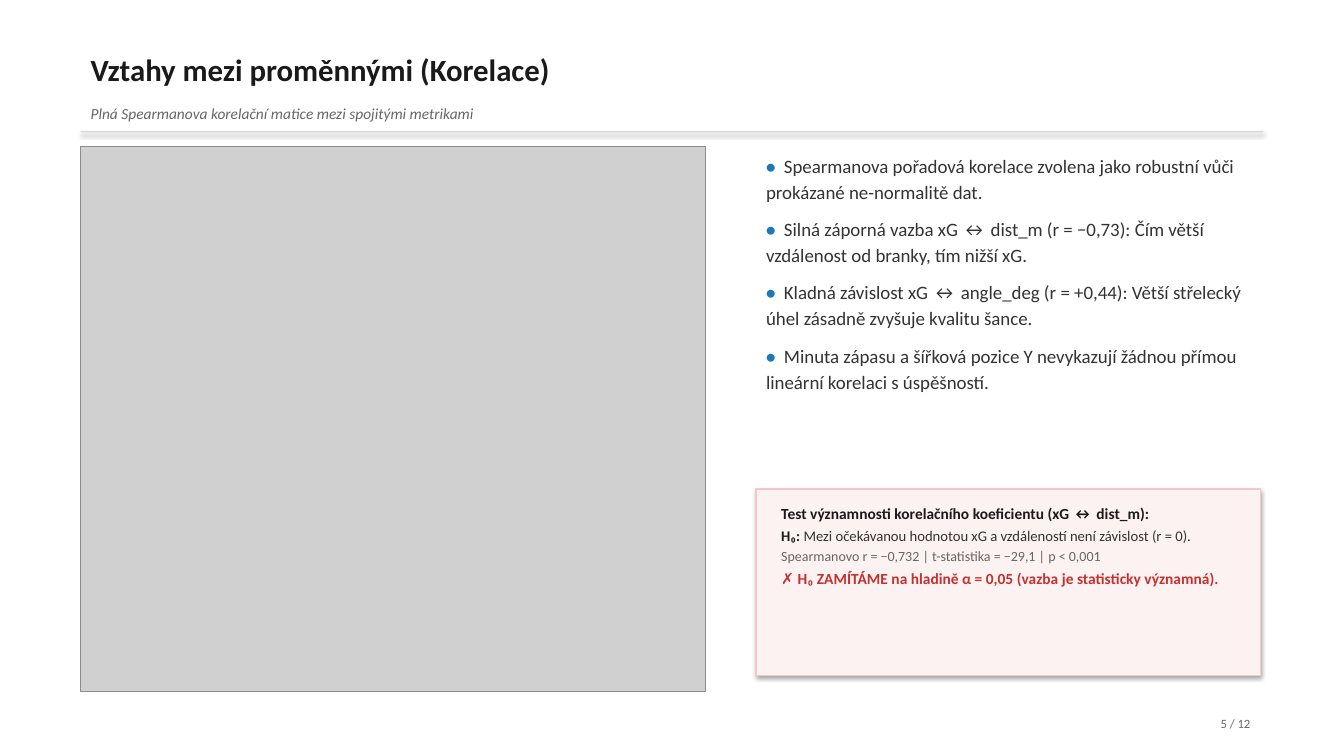
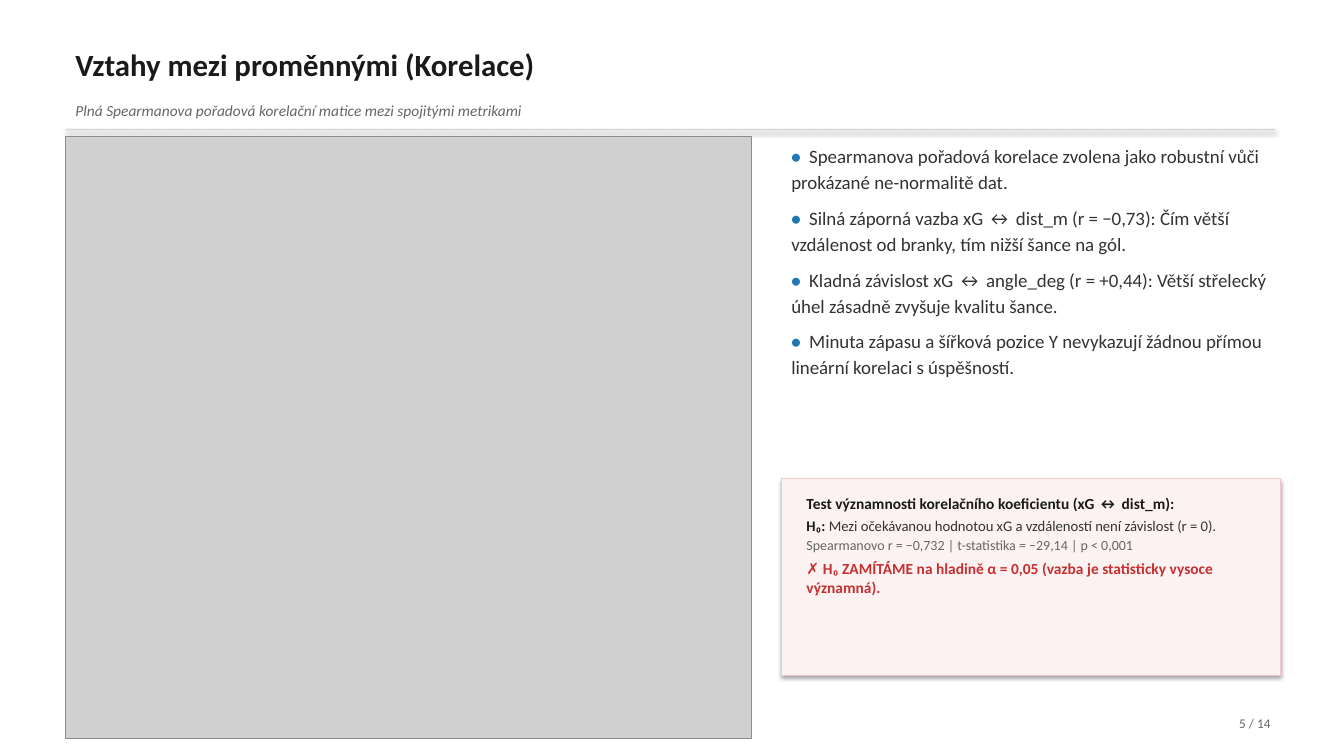
Before and after one commit to jkrejcikova/VMM_project_02, a slide deck: slide 5 of prezentace/prezentace_strelecka_uspesnost.pptx. Drawn at 1344x756 pixels with LibreOffice and Linux fonts; fonts in the diff are those of the drawing; grey boxes stand for pictures. Boxes give left, top, right and bottom in pixels: in the first picture for what was removed or moved away, otherwise in the second. Text is boxed around its words. In the diff, an @@ line names an element or a change of style, - is before the commit and + after.

Commit message:
Kompletni prepracovani VMM projektu: FA Varimax, t-SNE, VIF a 14 slidu PPTX
1. Metodicke rozsireni (metody z prednasek VMM):
- Faktorova analyza s rotaci Varimax (VMM-9): 05c_fa_varimax_loadings.png, identifikovany latentni faktory F1 (kvalita pozice) a F2 (herni hloubka)
- Nelinearni redukce dimenze t-SNE (VMM-10, 11): 05d_tsne_strely.png, separace golovych situaci v nelinearnim prostoru
- Multikolinearita a VIF (VMM-4): tabulka_vif.csv, vsechny hodnoty VIF < 3.0 (dist_m: 2.69, angle: 2.87, xG: 1.74, min: 1.01)

2. Oprava a zlepseni vizualizaci:
- Velke kontrastni pismo v celem matplotlibu (font.size: 14, axes: 15-16, tick: 13)
- Hriste na bilem pozadi (#FFFFFF), sede cary (#a0a0a0, lw=1.5), body s=35/alpha=0.65
- Opraveny Q-Q graf pomoci scipy.stats.probplot s presnymi empirickymi kvantily dat
- Plna Spearmanova korelacni matice s velkymi popiskami
- PCA biplot se zkracenymi sipkami a bezpecnymi okraji
- Forest plot na logaritmicke ose X s prehlednymi p-hodnotami

3. Prezentace (14 slidu PPTX):
- Ciste BILE pozadi (#FFFFFF) na vsech 14 snimcich
- Zadana POUZE sirka width=Inches(6.8), pomer stran zachovan bez deformace
- Symetricke 50/50 rozvrzeni (vlevo velky graf, vpravo 3-4 odrazky a decentni ramecek s H0/H1)

```diff
--- a/prezentace/prezentace_strelecka_uspesnost.pptx
+++ b/prezentace/prezentace_strelecka_uspesnost.pptx
@@ text "Vztahy mezi proměnnými (Korelace)": place and size @@
-text "Vztahy mezi proměnnými (Korelace)" at box(91, 58, 549, 86)
+text "Vztahy mezi proměnnými (Korelace)" at box(75, 53, 534, 81)
@@ text at box(75, 105, 522, 119): text changed @@
-Plná Spearmanova korelační matice mezi spojitými metrikami
+Plná Spearmanova pořadová korelační matice mezi spojitými metrikami
@@ rectangle: place and size @@
-rectangle at box(81, 131, 1263, 132)
+rectangle at box(66, 129, 1275, 130)
@@ picture: place and size @@
-picture at box(81, 146, 706, 692)
+picture at box(66, 136, 751, 739)
@@ text "• Spearmanova pořadová korelace zvolena ...": place and size @@
-text "• Spearmanova pořadová korelace zvolena ..." at box(766, 159, 1241, 392)
+text "• Spearmanova pořadová korelace zvolena ..." at box(791, 149, 1266, 377)
@@ text at box(791, 149, 1266, 377): less space between paragraphs @@
@@ text at box(791, 209, 1230, 255): text changed @@
-• Silná záporná vazba xG ↔ dist_m (r = −0,73): Čím větší vzdálenost od branky, tím nižší xG.
+• Silná záporná vazba xG ↔ dist_m (r = −0,73): Čím větší vzdálenost od branky, tím nižší šance na gól.
@@ rectangle: place and size @@
-rectangle at box(756, 489, 1260, 676)
+rectangle at box(781, 479, 1280, 676)
@@ text "Test významnosti korelačního koeficientu (xG ...": place and size @@
-text "Test významnosti korelačního koeficientu (xG ..." at box(781, 507, 1218, 587)
+text "Test významnosti korelačního koeficientu (xG ..." at box(806, 498, 1217, 596)
@@ text at box(806, 540, 1213, 596): text changed @@
-Spearmanovo r = −0,732 | t-statistika = −29,1 | p < 0,001
-✗ H₀ ZAMÍTÁME na hladině α = 0,05 (vazba je statisticky významná).
+Spearmanovo r = −0,732 | t-statistika = −29,14 | p < 0,001
+✗ H₀ ZAMÍTÁME na hladině α = 0,05 (vazba je statisticky vysoce významná).
@@ text at box(1239, 719, 1270, 728): text changed; size 9 to 9.5 pt @@
-5 / 12
+5 / 14
```
Also in this commit, not shown: 11 other slides changed, 2 slides added, 22 other files.
